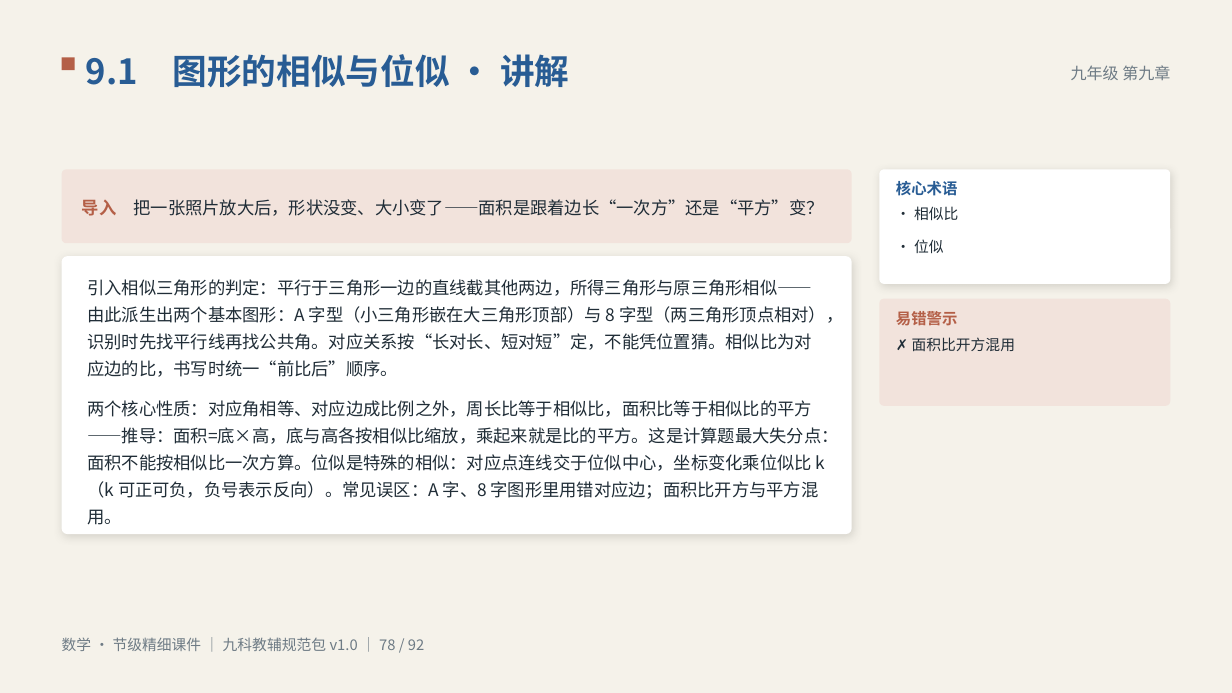
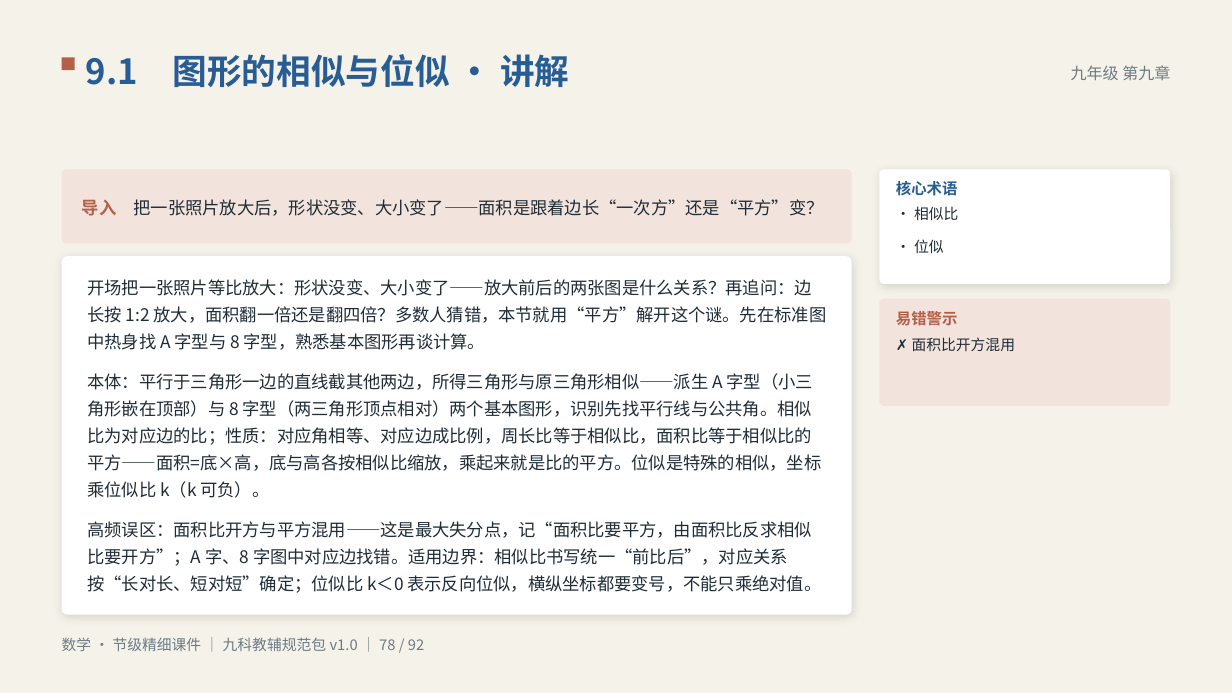
Before and after one commit to vimalinx/jiajiao-courseware, a slide deck: slide 78 of pptx/数学·节级精细讲解课件.pptx. Drawn at 1232x693 pixels with LibreOffice and Linux fonts; fonts in the diff are those of the drawing. Boxes give left, top, right and bottom in pixels: in the first picture for what was removed or moved away, otherwise in the second. Text is boxed around its words. In the diff, an @@ line names an element or a change of style, - is before the commit and + after.

```diff
--- a/pptx/数学·节级精细讲解课件.pptx
+++ b/pptx/数学·节级精细讲解课件.pptx
@@ rounded rectangle: place and size @@
-rounded rectangle at [62, 256, 852, 534]
+rounded rectangle at [62, 256, 852, 615]
@@ rounded rectangle at [62, 256, 852, 615]: proportions changed @@
@@ text at [87, 279, 827, 593]: text changed @@
-引入相似三角形的判定：平行于三角形一边的直线截其他两边，所得三角形与原三角形相似——由此派生出两个基本图形：A 字型（小三角形嵌在大三角形顶部）与 8 字型（两三角形顶点相对），识别时先找平行线再找公共角。对应关系按“长对长、短对短”定，不能凭位置猜。相似比为对应边的比，书写时统一“前比后”顺序。
-两个核心性质：对应角相等、对应边成比例之外，周长比等于相似比，面积比等于相似比的平方——推导：面积=底×高，底与高各按相似比缩放，乘起来就是比的平方。这是计算题最大失分点：面积不能按相似比一次方算。位似是特殊的相似：对应点连线交于位似中心，坐标变化乘位似比 k（k 可正可负，负号表示反向）。常见误区：A 字、8 字图形里用错对应边；面积比开方与平方混用。
+开场把一张照片等比放大：形状没变、大小变了——放大前后的两张图是什么关系？再追问：边长按 1:2 放大，面积翻一倍还是翻四倍？多数人猜错，本节就用“平方”解开这个谜。先在标准图中热身找 A 字型与 8 字型，熟悉基本图形再谈计算。
+本体：平行于三角形一边的直线截其他两边，所得三角形与原三角形相似——派生 A 字型（小三角形嵌在顶部）与 8 字型（两三角形顶点相对）两个基本图形，识别先找平行线与公共角。相似比为对应边的比；性质：对应角相等、对应边成比例，周长比等于相似比，面积比等于相似比的平方——面积=底×高，底与高各按相似比缩放，乘起来就是比的平方。位似是特殊的相似，坐标乘位似比 k（k 可负）。
+高频误区：面积比开方与平方混用——这是最大失分点，记“面积比要平方，由面积比反求相似比要开方”；A 字、8 字图中对应边找错。适用边界：相似比书写统一“前比后”，对应关系按“长对长、短对短”确定；位似比 k＜0 表示反向位似，横纵坐标都要变号，不能只乘绝对值。
```
Also in this commit, not shown: 37 other slides changed, 34 other files.
